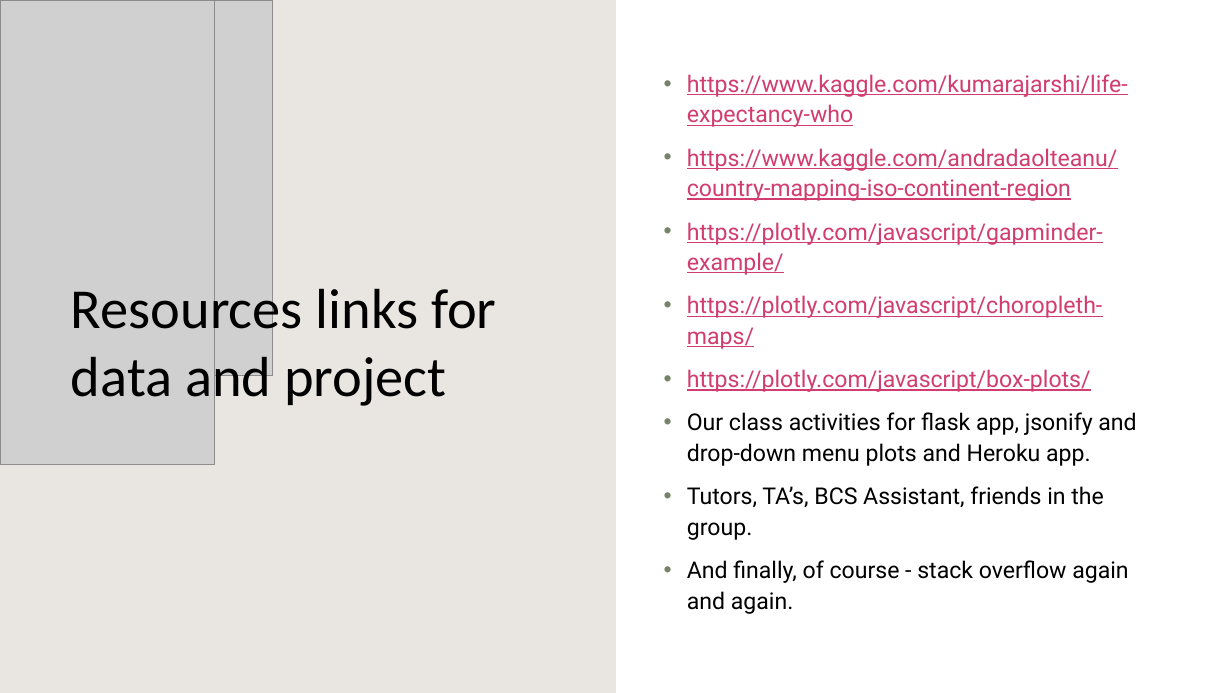
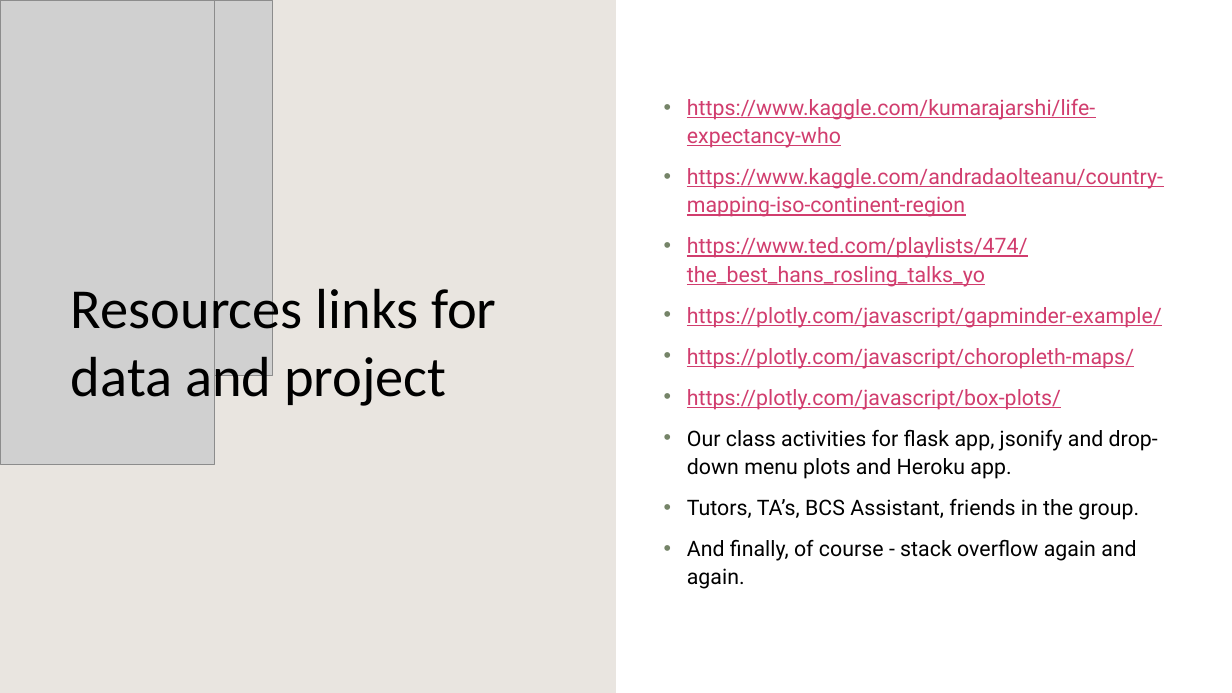
Before and after one commit to nithiyasuresh/LifeExpectancy_Project, a slide deck: slide 3 of Proposal Presentation/Life Expectancy presentation.pptx. Drawn at 1232x693 pixels with LibreOffice and Linux fonts; fonts in the diff are those of the drawing; grey boxes stand for pictures; background and template pictures are left out. Boxes give left, top, right and bottom in pixels: in the first picture for what was removed or moved away, otherwise in the second. Text is boxed around its words. In the diff, an @@ line names an element or a change of style, - is before the commit and + after.

```diff
--- a/Proposal Presentation/Life Expectancy presentation.pptx
+++ b/Proposal Presentation/Life Expectancy presentation.pptx
@@ text at <box>687,99,1163,589</box>: size 18 to 16.6 pt in "https://www.kaggle.com/kumarajarshi/life-expectancy-who", "https://www.kaggle.com/andradaolteanu/country-mapping-iso-co ...", "https://plotly.com/javascript/gapminder-example/", "https://plotly.com/javascript/choropleth-maps/" and 4 more places @@
@@ text at <box>687,237,1028,287</box>: paragraph added @@
+• https://www.ted.com/playlists/474/the_best_hans_rosling_talks_yo
```
Also in this commit, not shown: 2 other slides changed, 2 slides added, 1 slide removed.
